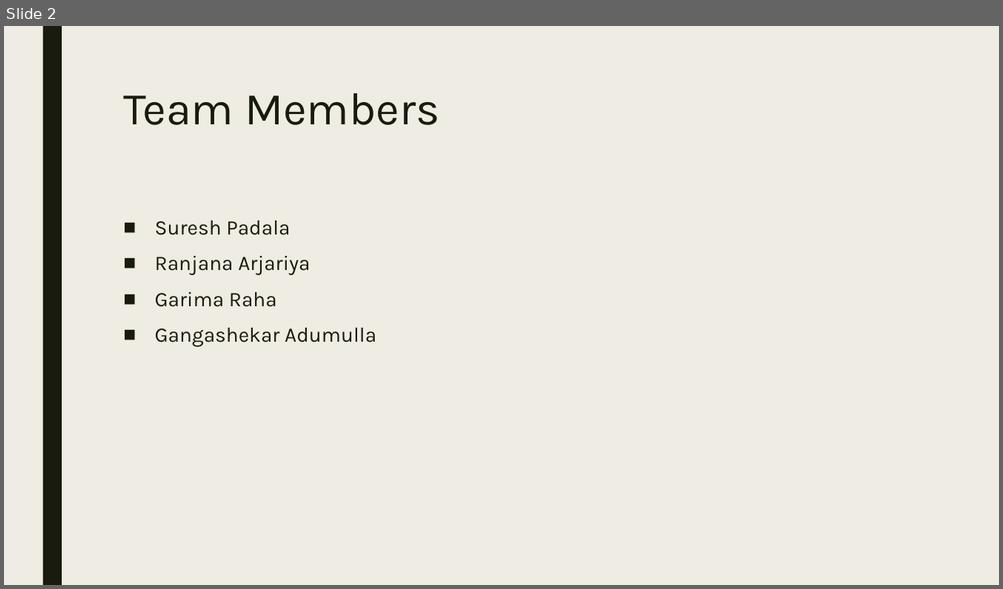
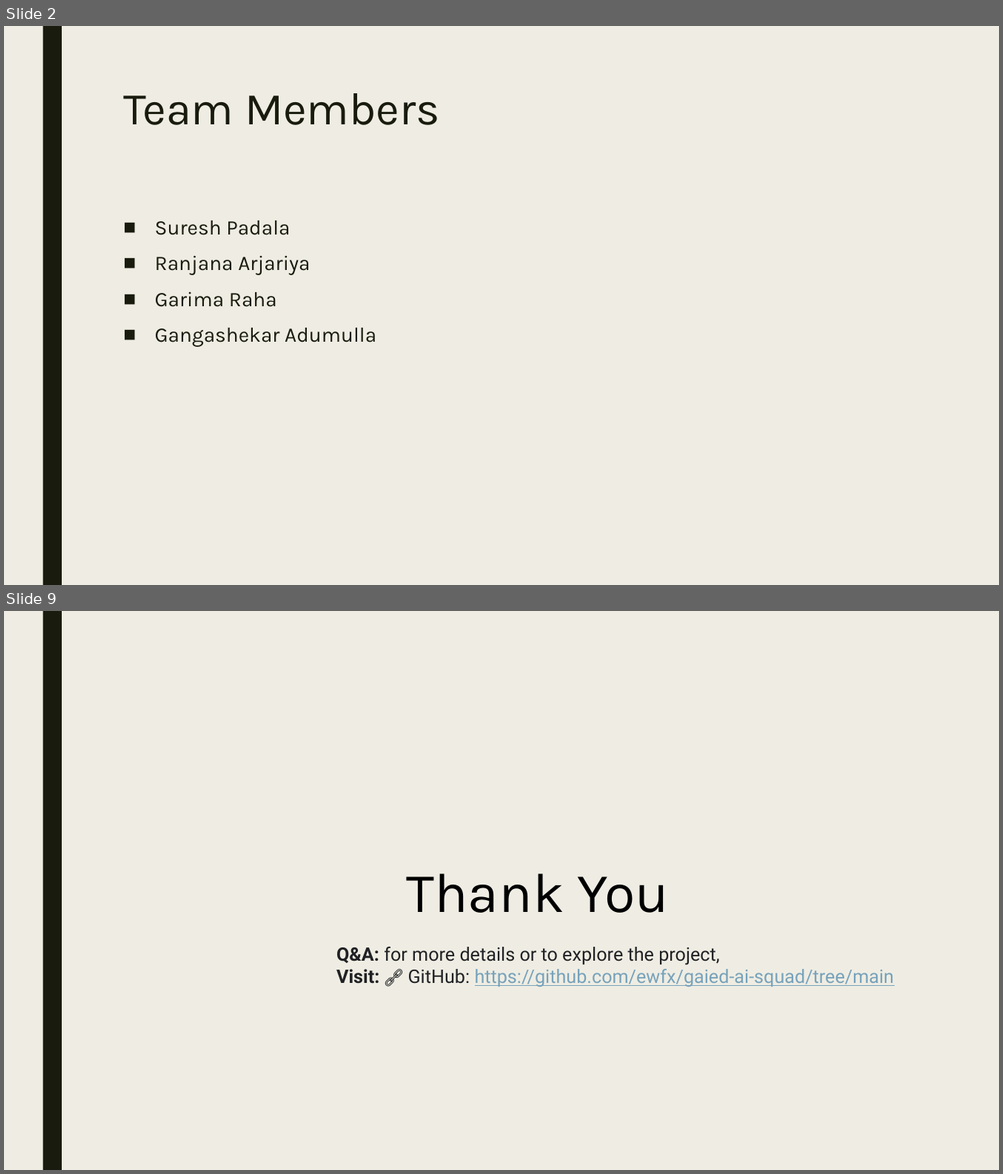
Before and after one commit to ewfx/gaied-ai-squad, a slide deck: artifacts/demo/AISquad_Gen AI Orchestrator for Email and Document Triage.pptx. Shown one above the other, each under a label of ours: slide 2 before the commit, slides 2 and 9 after it; the slides between them are not shown. The pictures are 1003x589 and 1003x1174 pixels, drawn with LibreOffice and Linux fonts; fonts in the diff are those of the drawing. Boxes give left, top, right and bottom in pixels: in the first picture for what was removed or moved away, otherwise in the second. Text is boxed around its words. In the diff, an @@ line names an element or a change of style, - is before the commit and + after.

```diff
--- a/artifacts/demo/AISquad_Gen AI Orchestrator for Email and Document Triage.pptx
+++ b/artifacts/demo/AISquad_Gen AI Orchestrator for Email and Document Triage.pptx
@@ slide 9 added at [4,611,999,1170], background #EFEDE3; not listed: 1 template element that a slide beside it also shows @@
@@ text added at [407,874,669,913], 54 pt, text #000000 @@
+Thank You
@@ text added at [336,947,894,987], 18 pt, text #202124 @@
+Q&A: for more details or to explore the project,
+Visit: 🔗 GitHub: https://github.com/ewfx/gaied-ai-squad/tree/main
```
Also in this commit, not shown: 2 slides changed, 5 other slides added, 5 slides removed.
